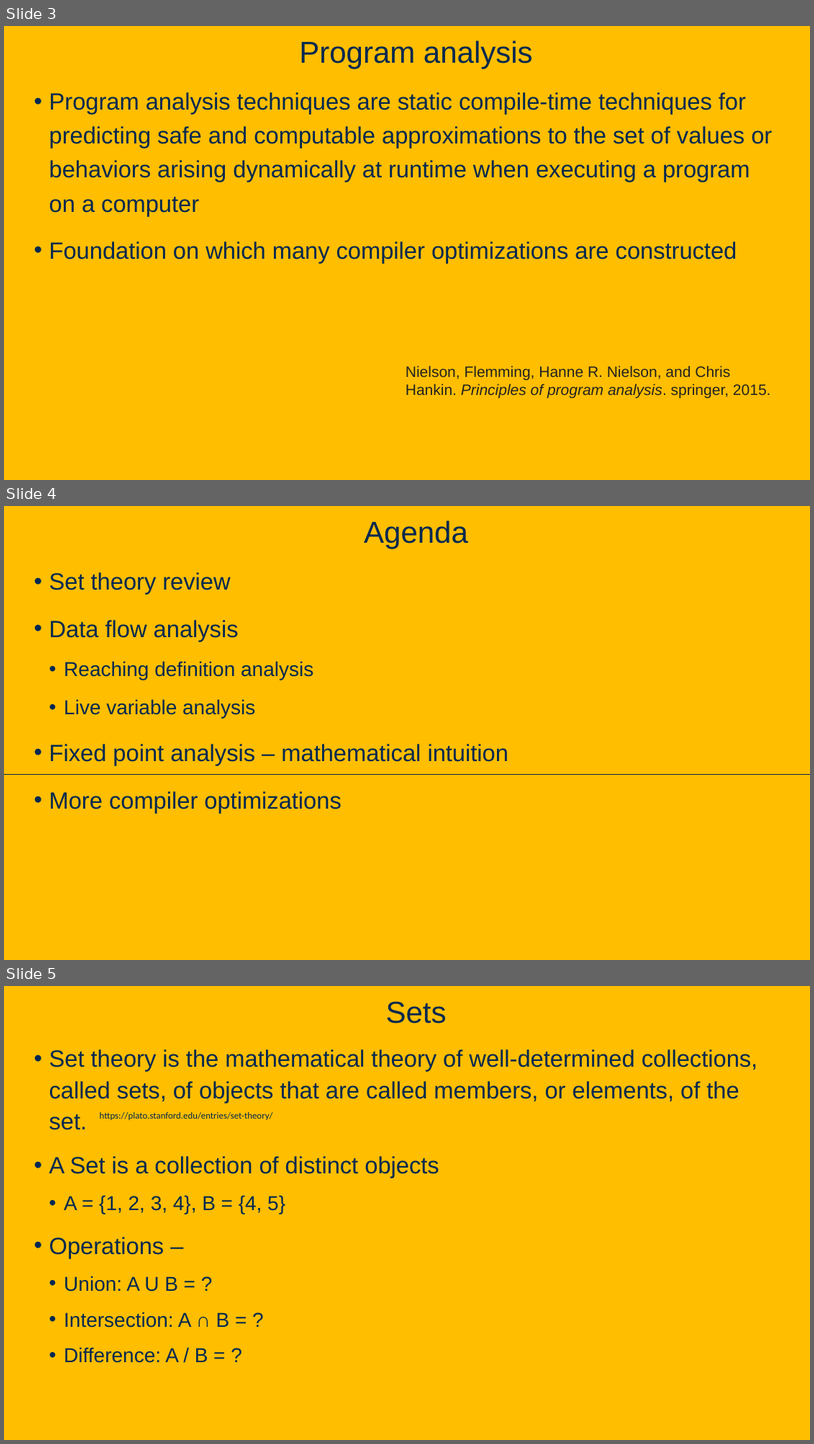
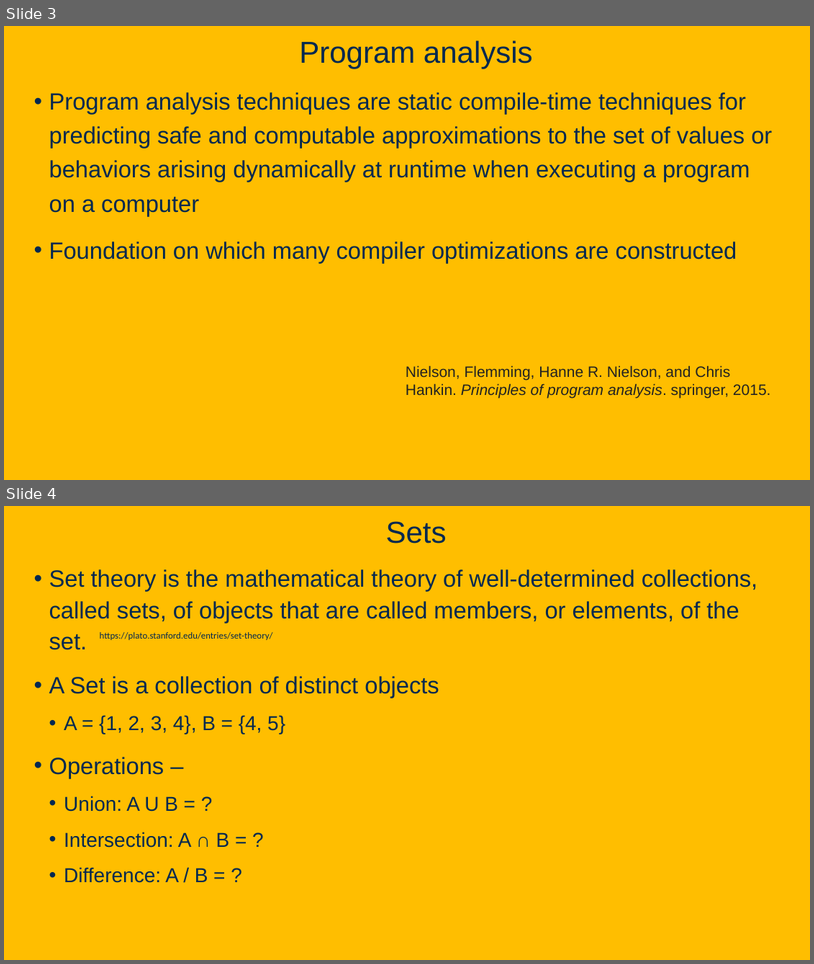
Before and after one commit to davsec-teaching/ECS289C-Spring2025, a slide deck: slides/3_data_flow_analysis.pptx. Shown one above the other, each under a label of ours: slides 3, 4 and 5 before the commit, slides 3 and 4 after it. The pictures are 814x1444 and 814x964 pixels, drawn with LibreOffice and Linux fonts; fonts in the diff are those of the drawing; background and template pictures are left out. Boxes give left, top, right and bottom in pixels: in the first picture for what was removed or moved away, otherwise in the second. Text is boxed around its words. In the diff, an @@ line names an element or a change of style, - is before the commit and + after.

```diff
--- a/slides/3_data_flow_analysis.pptx
+++ b/slides/3_data_flow_analysis.pptx
@@ slide 4 removed at [4,506,810,960], background picture (left out) @@
@@ title removed at [364,520,468,548] @@
-Agenda
@@ text removed at [49,572,509,813] @@
-• Set theory review
-• Data flow analysis
-  • Reaching definition analysis
-  • Live variable analysis
-• Fixed point analysis – mathematical intuition
-• More compiler optimizations
@@ line removed from (4, 774) to (810, 774) @@
@@ what was slide 5 is now slide 4 @@
```
Also in this commit, not shown: 1 slide added, 1 other slide removed, 1 other file.
